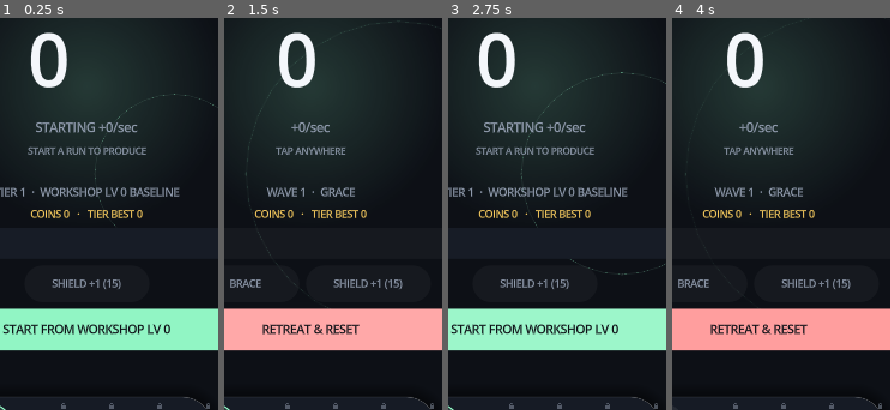
Above: before the commit, frames 1-4 (left to right).
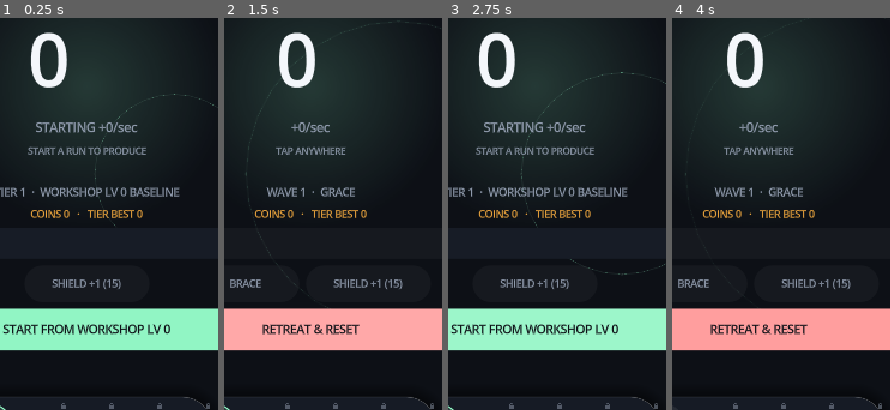
Above: after the commit, the same moments.

Repository: paulhardie/NumberGOup
Game: Godot game, scene res://scenes/main.tscn
Two runs of this game, one before a commit and one after it. Both use one fixed random seed, a clock stepped at 60 frames per second and the inputs below.
Inputs (mouse positions are % of the whole screen's width and height, from its top left):
- Up to frame 1 (0.25 s): no input
- Up to frame 2 (1.5 s): click (49, 52) at 0.5 s; click "START FROM WORKSHOP LV 0" at 1.25 s
- Up to frame 3 (2.75 s): click "RETREAT & RESET" at 2 s
- Up to frame 4 (4 s): click "START FROM WORKSHOP LV 0" at 2.75 s; click (26, 95) at 3.52 s
The pictures show only the part of the screen within x 29-78%, y 43-93%; the shares and areas given below are measured in that part.

The runs differ from the first frame. In frame 1, 0.2% of the frame differs, in the area x 14-66%, y 48-52%; in frame 2, 0.2%; in frame 3, 0.2%; in frame 4, 0.2%.

Commit message:
Make the number stage smoothly animated and colour-honest
Displayed Number now eases toward its true value every frame (in log
space, since it is stored as mantissa x 10^exponent) instead of
snapping to a new string 8x/second, so production reads as a
continuous climb across order-of-magnitude jumps. Discrete resets
(run start/end, death, prestige, clearing the save) snap instantly
rather than animating into place.

The big number itself now flashes colour on the events that change
it: amber on a critical tick, red on routine tax, a deeper red on a
boss hit (with a stronger shake, haptic and one-shot impact flash),
rather than only the floating text and toast carrying that signal.

The ring/glow around the number now tracks how close the current
wave is to its Collection hit, warming from calm mint toward red as
the timer runs down and breathing faster once the hit is imminent,
so the stage foreshadows the wave outcome instead of staying static.

Also fixes a colour-semantic collision: boss_collection was flashing
the same amber used for genuinely good events (crits, boss clears,
tier unlocks). Event colour now maps to valence only — mint/amber for
gain, red for loss — with severity shown via a deeper shade plus
motion rather than a new hue. COIN_ACCENT is pulled further from
CRITICAL so the two no longer read as the same colour at a glance.

Presentation-only change: no GameState, save schema or economy path
touched. Could not run the Godot-dependent baseline checks
(run_tests.sh, headless project parse, capture_ui) in this
environment — no Godot binary available — so this is verified by
static/source review only, not runtime or visual evidence.

Diff:
--- a/src/main.gd
+++ b/src/main.gd
@@ -6,10 +6,15 @@
 const SURFACE_HOVER := Color("202838")
 const TEXT := Color("f4f7fb")
 const MUTED_TEXT := Color("8f9aac")
+# Event colour is valence, not event type: mint = gain, amber = exciting gain,
+# red = loss. Severity within a valence (routine tax vs a boss hit) is shown
+# through a deeper/more saturated shade of the same hue plus stronger motion,
+# not a separate colour the player would have to learn on its own.
 const ACCENT := Color("91f5c4")
-const CRITICAL := Color("ffd581")
+const CRITICAL := Color("ffcf6b")
 const DANGER := Color("ff9e9e")
-const COIN_ACCENT := Color("f5c95d")
+const BOSS_DANGER := Color("ff4d6d")
+const COIN_ACCENT := Color("e8a23c")
 
 # Each screen gets its own accent instead of one colour for everything, so
 # Workshop / Labs / Cards read as distinct places rather than one long list.
@@ -47,6 +52,15 @@
 var floating_text_layer: Control
 var ring_a: Panel
 var ring_tween: Tween
+var stage_glow: TextureRect
+var number_flash_tween: Tween
+# Smoothed log10 of the displayed Number (log10(mantissa) + exponent), eased
+# toward the true value every frame instead of snapping to it. -INF means 0.
+var display_log_value := -INF
+var stage_alert := false
+
+const NUMBER_SMOOTH_RATE := 12.0
+const RING_ALERT_THRESHOLD := 0.55
 
 var toast_panel: PanelContainer
 var toast_label: Label
@@ -101,6 +115,8 @@
 		offline_message = "WELCOME BACK  +" + offline.amount.format_value() + "  /  " + _format_duration(offline.seconds)
 		if offline.capped:
 			offline_message += " (12H CAP)"
+	_snap_number_display()
+	_refresh_number_display()
 	_refresh_all()
 
 func _notification(what: int) -> void:
@@ -113,17 +129,29 @@
 		if event.is_critical:
 			_spawn_floating_text("CRITICAL +" + event.amount.format_value(), CRITICAL, floating_text_layer.size * Vector2(0.5, 0.42))
 			_pulse_number(1.06)
+			_flash_number(CRITICAL)
 		elif event.type == "tax_collection":
 			_show_toast("TAX COLLECTED  -" + event.amount.format_value(), DANGER)
+			_flash_number(DANGER)
+			_pulse_stage_impact(DANGER)
 		elif event.type == "boss_collection":
-			_show_toast("BOSS COLLECTION  -" + event.amount.format_value(), CRITICAL)
+			_show_toast("BOSS COLLECTION  -" + event.amount.format_value(), BOSS_DANGER)
+			_flash_number(BOSS_DANGER, 0.5)
+			_pulse_stage_impact(BOSS_DANGER)
+			_shake_number()
+			if state.settings.haptics:
+				Input.vibrate_handheld(35)
 		elif event.type == "boss_clear":
 			_show_toast("BOSS CLEARED  ·  +" + event.amount.format_value() + " COINS", CRITICAL)
 		elif event.type == "tier_unlock":
 			_show_toast("TIER " + event.amount.format_value() + " UNLOCKED", CRITICAL)
 		elif event.type == "wave_death":
 			_show_died_screen(state.last_run_summary)
+			_snap_number_display()
 			state.save()
+	_advance_display_number(delta)
+	_refresh_number_display()
+	_update_stage_colour()
 	save_elapsed += delta
 	refresh_elapsed += delta
 	drawer_elapsed += delta
@@ -207,12 +235,16 @@
 	number_button.pressed.connect(_tap_number)
 	screen.add_child(number_button)
 
-	var glow := TextureRect.new()
-	glow.texture = _make_radial_glow(ACCENT, 340)
-	glow.custom_minimum_size = Vector2(340, 340)
-	glow.mouse_filter = Control.MOUSE_FILTER_IGNORE
-	glow.set_anchors_and_offsets_preset(Control.PRESET_CENTER)
-	number_button.add_child(glow)
+	# Built white and tinted entirely through modulate, so the ambient danger
+	# colour (see _update_stage_colour) can retint it every frame without
+	# rebuilding the gradient texture.
+	stage_glow = TextureRect.new()
+	stage_glow.texture = _make_radial_glow(Color.WHITE, 340)
+	stage_glow.modulate = ACCENT
+	stage_glow.custom_minimum_size = Vector2(340, 340)
+	stage_glow.mouse_filter = Control.MOUSE_FILTER_IGNORE
+	stage_glow.set_anchors_and_offsets_preset(Control.PRESET_CENTER)
+	number_button.add_child(stage_glow)
 
 	ring_a = _make_ring_panel(210, ACCENT)
 	ring_a.set_anchors_and_offsets_preset(Control.PRESET_CENTER)
@@ -356,10 +388,13 @@
 		ring_a.visible = false
 		return
 	ring_a.visible = true
+	# Faster breathing while a Collection hit is imminent (see
+	# _update_stage_colour), so the ring's pace itself signals urgency.
+	var duration := 1.1 if stage_alert else 2.2
 	ring_tween = create_tween()
 	ring_tween.set_loops()
-	ring_tween.tween_property(ring_a, "scale", Vector2(1.9, 1.9), 2.2).from(Vector2(0.7, 0.7)).set_trans(Tween.TRANS_SINE).set_ease(Tween.EASE_OUT)
-	ring_tween.parallel().tween_property(ring_a, "modulate:a", 0.0, 2.2).from(0.6)
+	ring_tween.tween_property(ring_a, "scale", Vector2(1.9, 1.9), duration).from(Vector2(0.7, 0.7)).set_trans(Tween.TRANS_SINE).set_ease(Tween.EASE_OUT)
+	ring_tween.parallel().tween_property(ring_a, "modulate:a", 0.0, duration).from(0.6)
 
 ## Builds a full-bleed screen with a padded VBox content root: the shared
 ## shape behind Workshop, Labs and Cards. The Number screen is custom-built
@@ -773,6 +808,7 @@
 	if event.is_critical:
 		_spawn_floating_text("CRITICAL +" + event.amount.format_value(), CRITICAL, spawn_pos)
 		_pulse_number(1.09)
+		_flash_number(CRITICAL)
 	else:
 		_spawn_floating_text("+" + event.amount.format_value(), ACCENT, spawn_pos)
 		_pulse_number(1.035)
@@ -789,6 +825,7 @@
 	else:
 		state.start_run()
 		_show_toast("RUN STARTED  ·  WORKSHOP LV " + str(state.get_workshop_level()) + " APPLIED", ACCENT)
+	_snap_number_display()
 	state.save()
 	_refresh_all()
 
@@ -837,7 +874,6 @@
 
 func _refresh_all() -> void:
 	background_rect.color = Color.BLACK if bool(state.settings.high_contrast) else BACKGROUND
-	_refresh_number_display()
 	rate_label.visible = true
 	rate_label.text = ("+" if state.in_run else "STARTING +") + state.get_rate_per_second().format_value() + "/sec"
 	tap_hint.text = "TAP ANYWHERE" if state.in_run else "START A RUN TO PRODUCE"
@@ -1105,6 +1141,7 @@
 	if gain <= 0:
 		return
 	_show_toast("PRESTIGE  ·  +" + str(gain) + " KNOWLEDGE", CARDS_ACCENT)
+	_snap_number_display()
 	state.save()
 	_refresh_all()
 	_refresh_cards()
@@ -1254,6 +1291,7 @@
 func _clear_local_save() -> void:
 	state.clear_save()
 	state = GameState.new()
+	_snap_number_display()
 	drawer.visible = false
 	_select_tab("number")
 	_show_toast("LOCAL SAVE CLEARED", CRITICAL)
@@ -1276,8 +1314,107 @@
 	tween.tween_property(number_col, "scale", Vector2(target_scale, target_scale), 0.06)
 	tween.tween_property(number_col, "scale", Vector2.ONE, 0.12)
 
+## Briefly recolours the big number to an event colour and eases it back to
+## its resting colour, so a critical tick, a tax hit or a boss hit reads on
+## the number itself, not only in the floating text beside it. Not gated on
+## Reduce Motion: a colour fade carries no motion-sickness risk.
+func _flash_number(colour: Color, duration: float = 0.35) -> void:
+	if number_flash_tween != null and number_flash_tween.is_valid():
+		number_flash_tween.kill()
+	number_display_lead.add_theme_color_override("font_color", colour)
+	number_display_tail.add_theme_color_override("font_color", colour)
+	number_flash_tween = create_tween()
+	number_flash_tween.set_parallel(true)
+	number_flash_tween.tween_property(number_display_lead, "theme_override_colors/font_color", TEXT, duration).set_trans(Tween.TRANS_SINE).set_ease(Tween.EASE_OUT)
+	number_flash_tween.tween_property(number_display_tail, "theme_override_colors/font_color", MUTED_TEXT, duration).set_trans(Tween.TRANS_SINE).set_ease(Tween.EASE_OUT)
+
+## A short horizontal rattle reserved for boss hits, so the heaviest loss in
+## the game reads as a bigger event than routine tax rather than just a
+## brighter colour.
+func _shake_number() -> void:
+	if state.settings.reduce_motion:
+		return
+	var tween := create_tween()
+	tween.tween_property(number_col, "position:x", -8.0, 0.04)
+	tween.tween_property(number_col, "position:x", 8.0, 0.06)
+	tween.tween_property(number_col, "position:x", -4.0, 0.06)
+	tween.tween_property(number_col, "position:x", 0.0, 0.05)
+
+## A one-shot radial flash behind the number on impact. Kept as its own
+## temporary node (freed when done) rather than driving stage_glow directly,
+## since stage_glow's modulate is already being written every frame by
+## _update_stage_colour and a tween on the same property would just be
+## overwritten the next frame.
+func _pulse_stage_impact(colour: Color) -> void:
+	if state.settings.reduce_motion:
+		return
+	var flash := TextureRect.new()
+	flash.texture = _make_radial_glow(Color.WHITE, 360)
+	flash.custom_minimum_size = Vector2(360, 360)
+	flash.mouse_filter = Control.MOUSE_FILTER_IGNORE
+	flash.set_anchors_and_offsets_preset(Control.PRESET_CENTER)
+	flash.modulate = Color(colour.r, colour.g, colour.b, 0.0)
+	number_button.add_child(flash)
+	number_button.move_child(flash, ring_a.get_index())
+	var tween := create_tween()
+	tween.tween_property(flash, "modulate:a", 0.9, 0.05)
+	tween.tween_property(flash, "modulate:a", 0.0, 0.45).set_trans(Tween.TRANS_SINE).set_ease(Tween.EASE_OUT)
+	tween.tween_callback(flash.queue_free)
+
+## How close the current wave is to its Collection hit, 0 (safe) to 1 (about
+## to land). Zero whenever no hit is coming: outside a run, during grace, or
+## once Liability is already cleared for the wave.
+func _stage_danger_progress() -> float:
+	if not state.in_run:
+		return 0.0
+	var encounter: Variant = state.active_encounter
+	if encounter == null or encounter.max_liability.is_zero() or encounter.is_cleared():
+		return 0.0
+	return clampf(state.wave_accumulator / GameState.WAVE_INTERVAL_SECONDS, 0.0, 1.0)
+
+## Ties the stage's ring and glow to that danger: calm mint normally, warming
+## toward red (or the deeper boss red) as the hit approaches, so the stage
+## itself foreshadows the wave outcome instead of staying static.
+func _update_stage_colour() -> void:
+	var danger := _stage_danger_progress()
+	var is_boss := state.in_run and state.active_encounter != null and bool(state.active_encounter.is_boss)
+	var hot: Color = BOSS_DANGER if is_boss else DANGER
+	var colour := ACCENT
+	if danger > RING_ALERT_THRESHOLD:
+		var t := (danger - RING_ALERT_THRESHOLD) / (1.0 - RING_ALERT_THRESHOLD)
+		colour = ACCENT.lerp(hot, t)
+	var style := ring_a.get_theme_stylebox("panel") as StyleBoxFlat
+	if style != null:
+		style.border_color = Color(colour.r, colour.g, colour.b, lerpf(0.24, 0.5, danger))
+	stage_glow.modulate = colour
+	var alert := danger > RING_ALERT_THRESHOLD
+	if alert != stage_alert:
+		stage_alert = alert
+		_start_ring_animation()
+
+## Moves the displayed number toward the true value every frame instead of
+## snapping to it, so production reads as a smooth climb even across
+## order-of-magnitude jumps. ScientificNumber is mantissa x 10^exponent, so
+## interpolation happens in log space (log10(mantissa) + exponent) rather than
+## lerping mantissa directly, which would jump the instant the exponent ticks
+## over. Discrete resets (run start/end, death, prestige, clearing the save)
+## call _snap_number_display() instead of easing into them.
+func _advance_display_number(delta: float) -> void:
+	var target := -INF if state.number.is_zero() else state.number.log10()
+	if state.settings.reduce_motion or is_inf(display_log_value) or is_inf(target):
+		display_log_value = target
+		return
+	display_log_value = lerp(display_log_value, target, clampf(delta * NUMBER_SMOOTH_RATE, 0.0, 1.0))
+
+func _snap_number_display() -> void:
+	display_log_value = -INF if state.number.is_zero() else state.number.log10()
+
 func _refresh_number_display() -> void:
-	var text := state.number.format_value()
+	var display_number := ScientificNumber.new()
+	if not is_inf(display_log_value):
+		var exponent := floori(display_log_value)
+		display_number = ScientificNumber.new(pow(10.0, display_log_value - float(exponent)), exponent)
+	var text := display_number.format_value()
 	var last_comma := text.rfind(",")
 	var lead := text
 	var tail := ""
@@ -1289,17 +1426,17 @@
 		tail = text.substr(last_comma + 1)
 	number_display_lead.text = lead
 	number_display_tail.text = tail
-	var font_size := _number_font_size()
+	var font_size := _number_font_size(display_number)
 	number_display_lead.add_theme_font_size_override("font_size", font_size)
 	number_display_tail.add_theme_font_size_override("font_size", font_size)
 
-func _number_font_size() -> int:
+func _number_font_size(display_number: ScientificNumber) -> int:
 	# Measure the button the number actually lives in, not the whole canvas: the
 	# canvas expands on wide windows, and a font sized from it overflows the panel.
 	var width := maxf(size.x, 320.0)
 	if number_button != null and number_button.size.x > 0.0:
 		width = number_button.size.x
-	var scale := 0.105 if state.number.exponent >= 18 else 0.155
+	var scale := 0.105 if display_number.exponent >= 18 else 0.155
 	return int(clampf(width * scale, 24.0, 96.0))
 
 func _make_label(content: String, font_size: int, alignment: HorizontalAlignment, colour: Color) -> Label:
